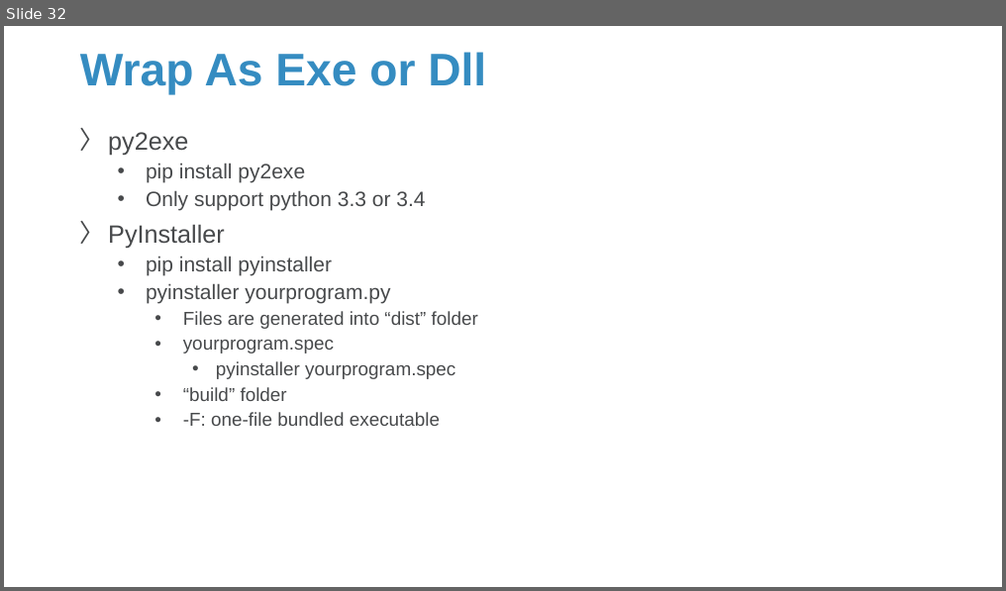
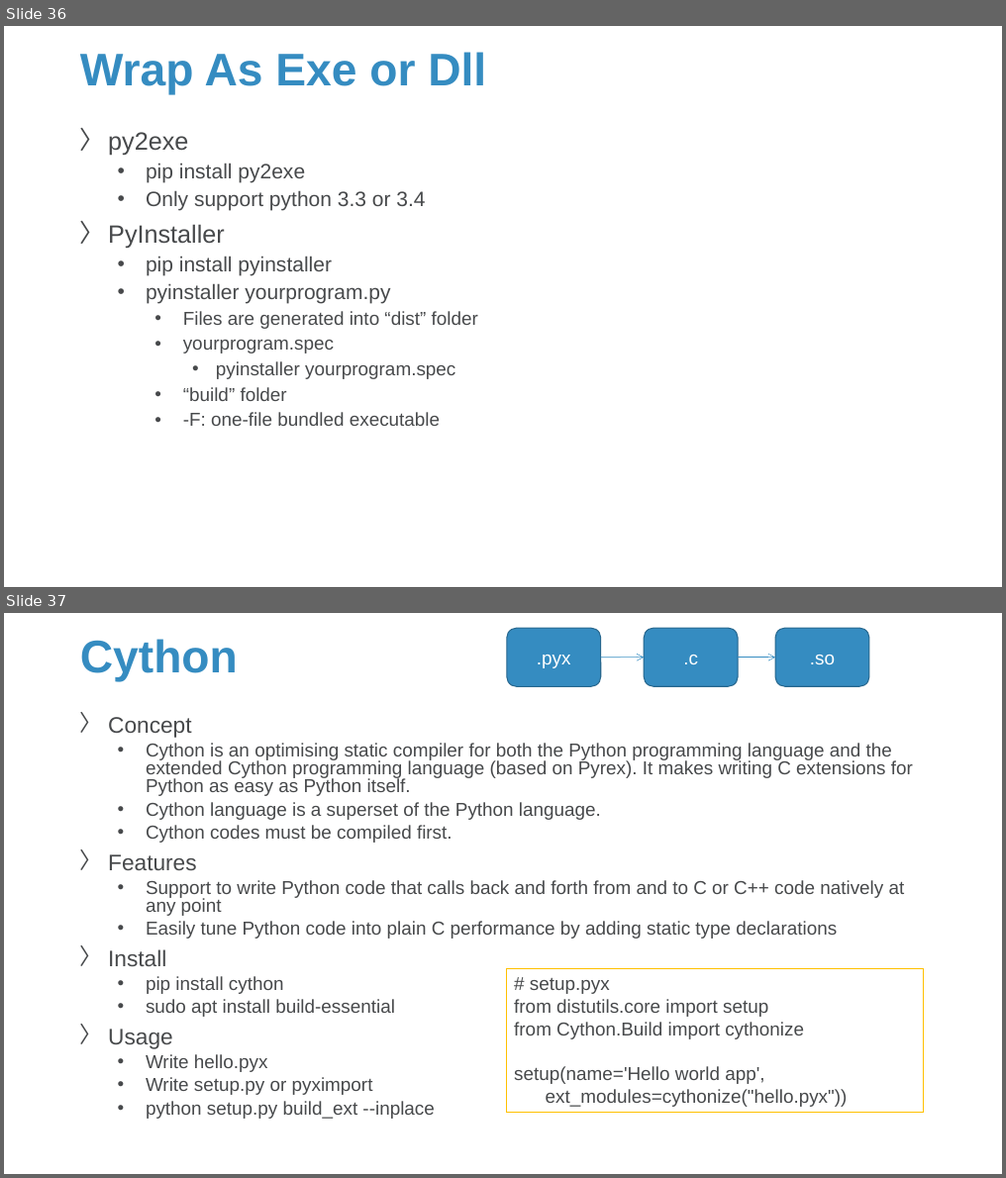
Before and after one commit to Sparks-Lu/TechNotes, a slide deck: Python/Python-Notes.pptx. Shown one above the other, each under a label of ours: slide 32 before the commit, slides 36 and 37 after it. The pictures are 1006x591 and 1006x1178 pixels, drawn with LibreOffice and Linux fonts; fonts in the diff are those of the drawing; background and template pictures are left out. Boxes give left, top, right and bottom in pixels: in the first picture for what was removed or moved away, otherwise in the second. Text is boxed around its words. In the diff, an @@ line names an element or a change of style, - is before the commit and + after.

```diff
--- a/Python/Python-Notes.pptx
+++ b/Python/Python-Notes.pptx
@@ slide 37 added at (4, 613, 1002, 1174), background picture (left out) @@
@@ title added at (80, 639, 238, 682), 44 pt, text #358CC1, bold @@
+Cython
@@ group added at (507, 628, 869, 686): 3 rounded rectangles, 2 arrows @@
+.pyx
+.c
+.so
@@ text added at (108, 717, 913, 1119), 18 pt, text #47494B @@
+〉 Concept
+  • Cython is an optimising static compiler for both the Python programming language and the extended Cython programming language (based on Pyrex). It makes writing C extensions for Python as easy as Python itself.
+  • Cython language is a superset of the Python language.
+  • Cython codes must be compiled first.
+〉 Features
+  • Support to write Python code that calls back and forth from and to C or C++ code natively at any point
+  • Easily tune Python code into plain C performance by adding static type declarations
+〉 Install
+  • pip install cython
+  • sudo apt install build-essential
+〉 Usage
+  • Write hello.pyx
+  • Write setup.py or pyximport
+  • python setup.py build_ext --inplace
@@ rectangle added at (507, 968, 924, 1112), outline #FFC000 0.75 pt, 18 pt, text #47494B @@
+# setup.pyx
+from distutils.core import setup
+from Cython.Build import cythonize
+setup(name='Hello world app',
+ext_modules=cythonize("hello.pyx"))
@@ what was slide 32 is now slide 36 @@
```
Also in this commit, not shown: 2 slides changed, 5 other slides added, 14 other files.
